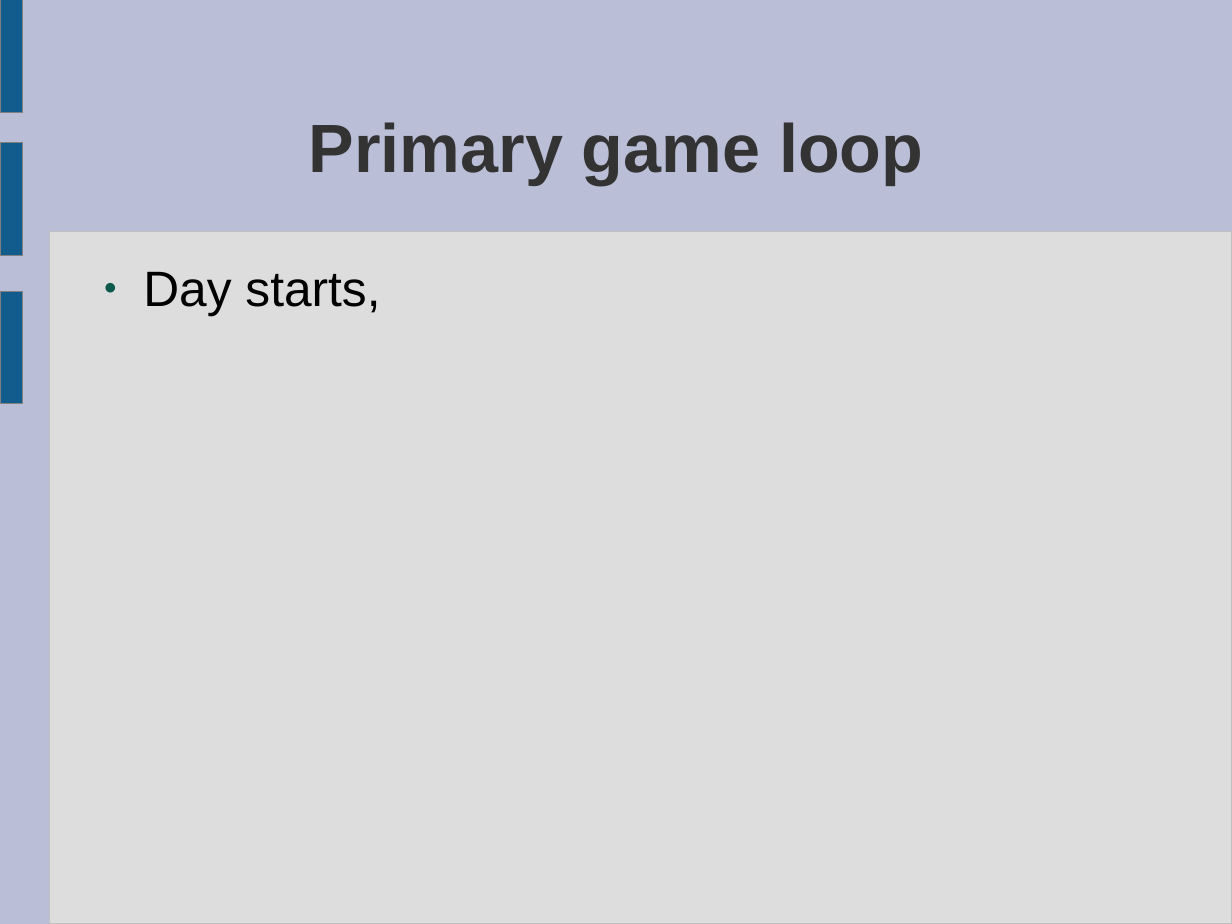
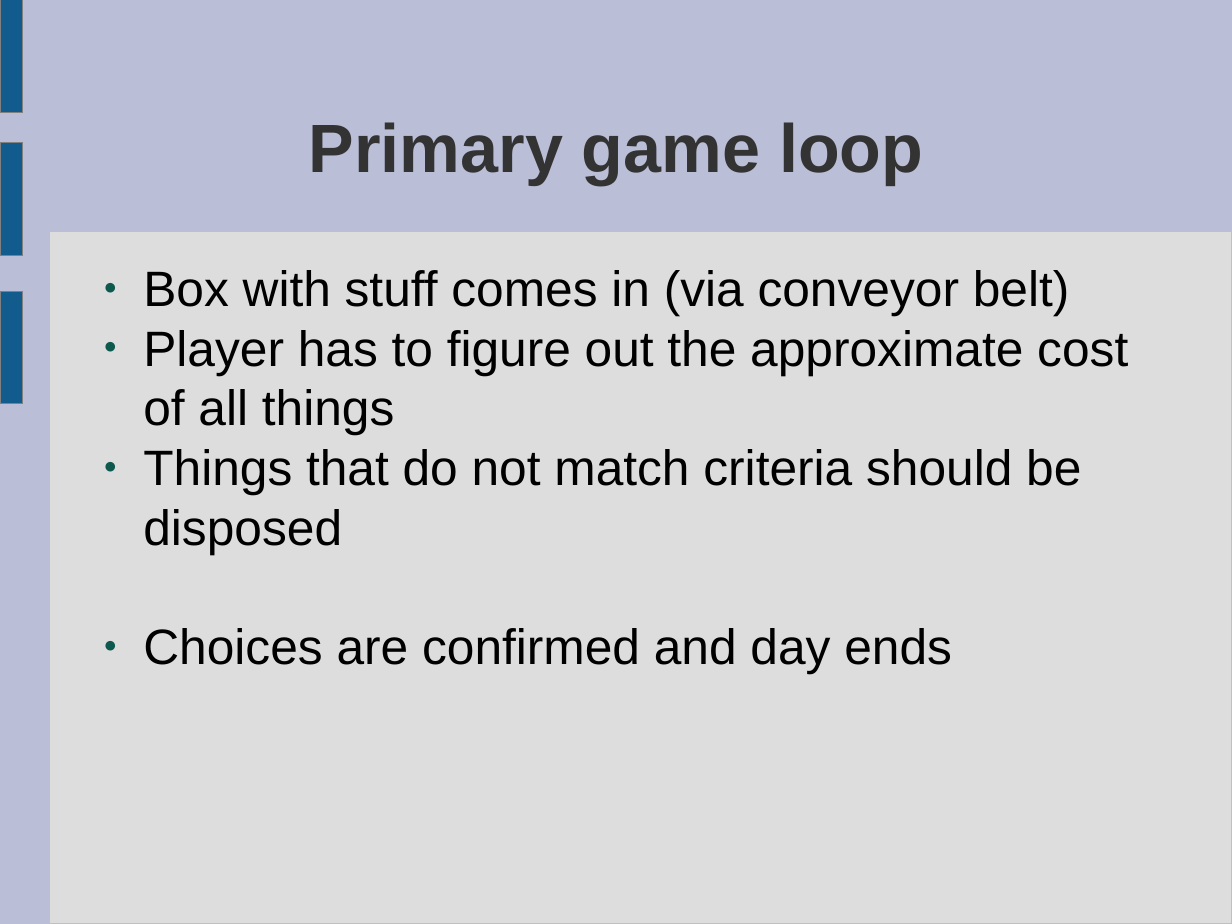
Before and after one commit to ktosox/JingleGameJam2024, a slide deck: slide 5 of GDD.odp (slide 4 before the commit). Drawn at 1232x924 pixels with LibreOffice and Linux fonts; fonts in the diff are those of the drawing. Boxes give left, top, right and bottom in pixels: in the first picture for what was removed or moved away, otherwise in the second. Text is boxed around its words. In the diff, an @@ line names an element or a change of style, - is before the commit and + after.

```diff
--- a/GDD.odp
+++ b/GDD.odp
@@ text at (143,270,1128,673): text changed @@
-● Day starts,
+● Box with stuff comes in (via conveyor belt)
+● Player has to figure out the approximate cost of all things
+● Things that do not match criteria should be disposed
+● Choices are confirmed and day ends
```
Also in this commit, not shown: 3 other slides changed, 2 slides added, 1 slide removed.
